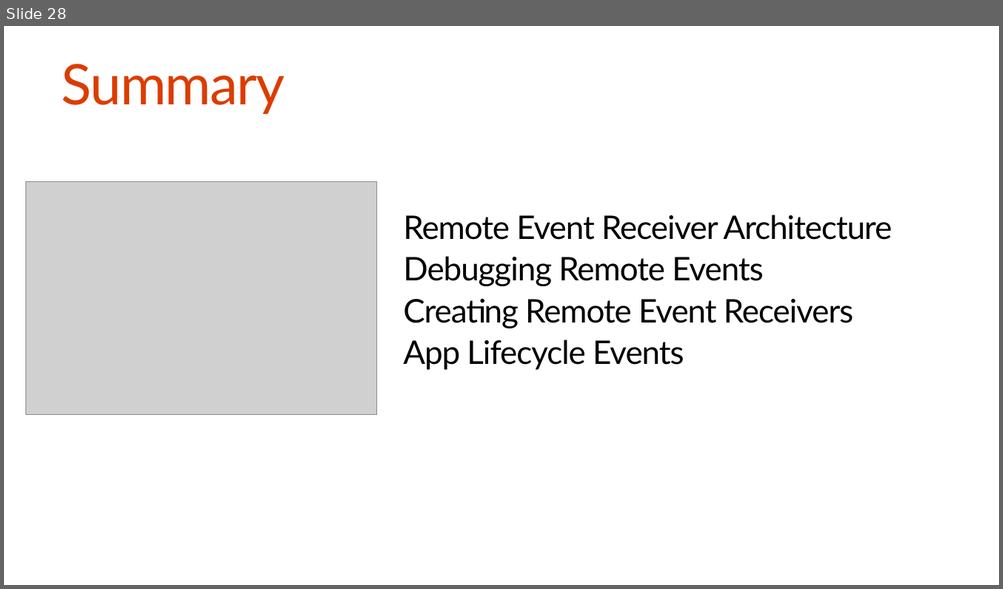
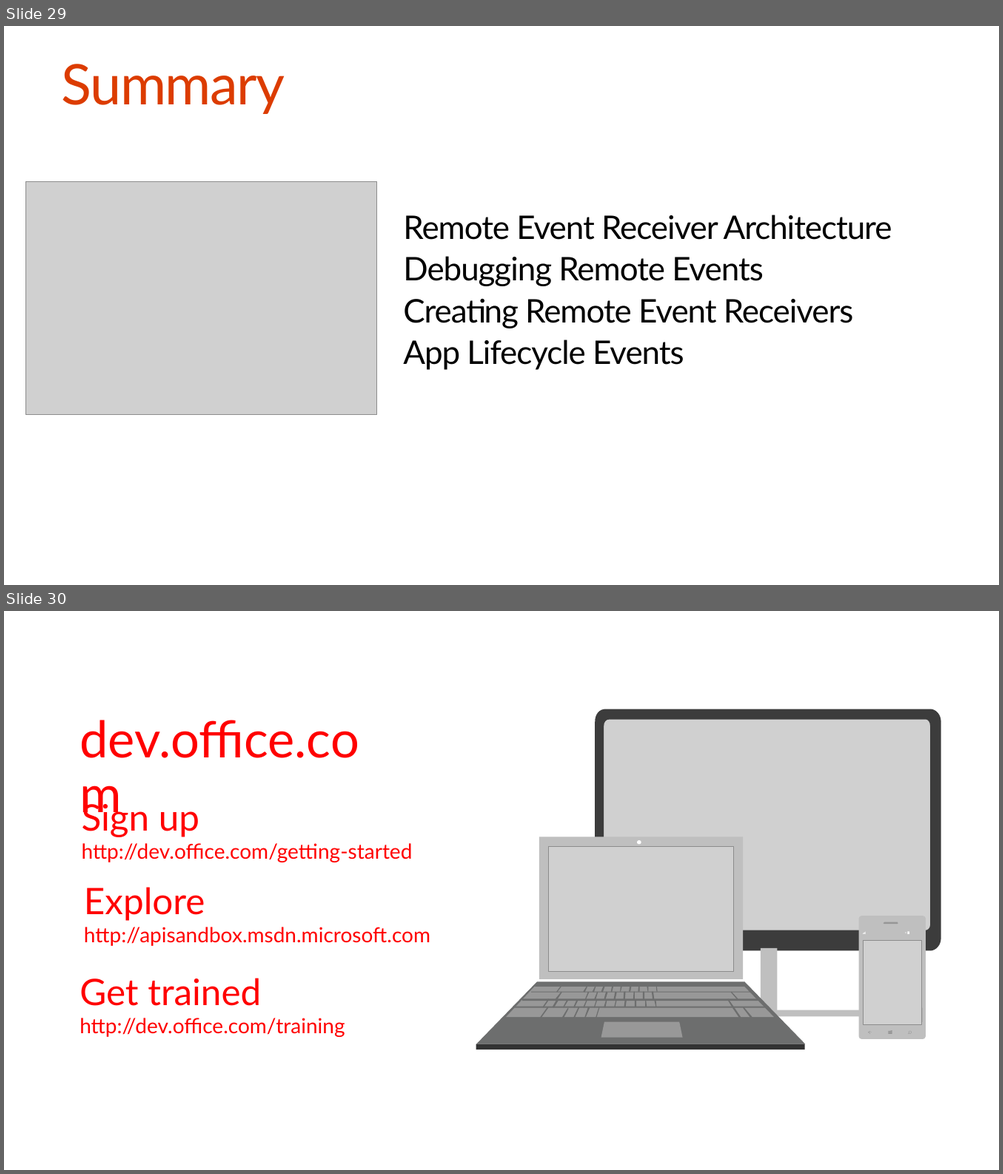
Before and after one commit to fabbbiob/TrainingContent, a slide deck: O3656-5 SharePoint 2013 Remote Event Receivers/O3656-5 SharePoint 2013 Remote Event Receivers.pptx. Shown one above the other, each under a label of ours: slide 28 before the commit, slides 29 and 30 after it. The pictures are 1003x589 and 1003x1174 pixels, drawn with LibreOffice and Linux fonts; fonts in the diff are those of the drawing; grey boxes stand for pictures. Boxes give left, top, right and bottom in pixels: in the first picture for what was removed or moved away, otherwise in the second. Text is boxed around its words. In the diff, an @@ line names an element or a change of style, - is before the commit and + after.

```diff
--- a/O3656-5 SharePoint 2013 Remote Event Receivers/O3656-5 SharePoint 2013 Remote Event Receivers.pptx
+++ b/O3656-5 SharePoint 2013 Remote Event Receivers/O3656-5 SharePoint 2013 Remote Event Receivers.pptx
@@ slide 30 added at (4,611,999,1170), background #FFFFFF @@
@@ text added at (79,720,359,758), 49 pt, text #FF0000 @@
+dev.office.com
@@ text added at (82,799,412,863), 20 pt, text #FF0000 @@
+Sign up
+http://dev.office.com/getting-started
@@ text added at (84,887,430,946), 20 pt, text #FF0000 @@
+Explore
+http://apisandbox.msdn.microsoft.com
@@ group added at (858,916,925,1039): 19 rectangles, 7 freeform shapes, 2 lines, 1 ellipse, 1 picture @@
@@ group added at (595,709,941,1017): 2 rectangles, 1 picture, 1 freeform shape @@
@@ text added at (79,978,344,1037), 20 pt, text #FF0000 @@
+Get trained
+http://dev.office.com/training
@@ group added at (475,837,805,1050): 41 freeform shapes, 7 rectangles, 1 picture, 1 ellipse @@
@@ what was slide 28 is now slide 29 @@
```
Also in this commit, not shown: 2 other slides added.
